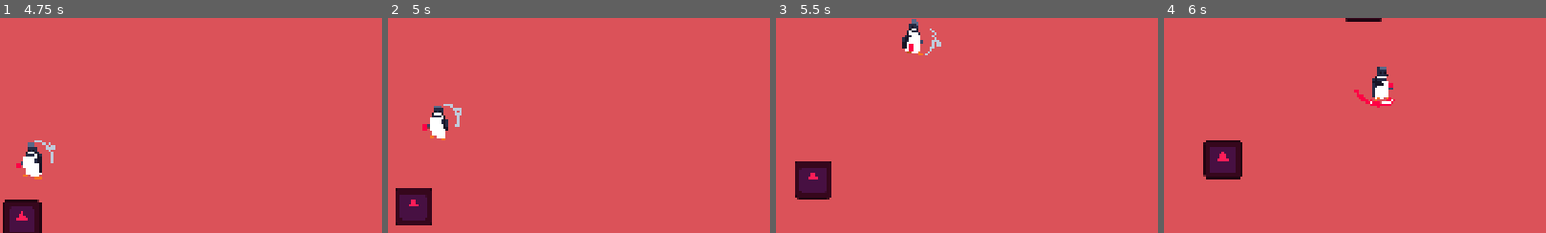
Above: before the commit, frames 1-4 (left to right).
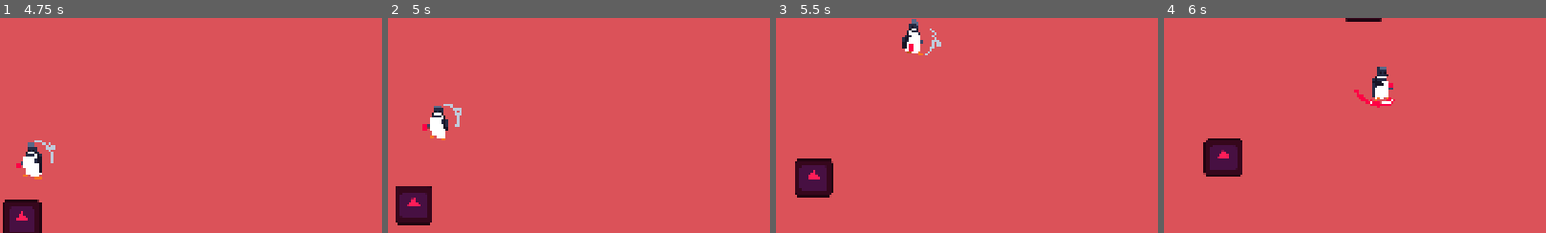
Above: after the commit, the same moments.

Repository: NicholasNg380/PING
Game: Godot game, scene res://scenes/mainScenes/start_screen.tscn
The game is run twice, just before and just after one commit, with the same random seed, the same clock (stepped at 60 frames per second) and the same inputs. The engine's default icon, where the game draws it, is replaced by a stand-in: a white triangle on a blue panel in a dark square.
Inputs (mouse positions are % of the whole screen's width and height, from its top left):
- Up to frame 1 (4.75 s): tap Enter at 0.5 s; move the mouse to (45, 70) at 0.52 s; hold W (up) 0.53-1.25 s; tap Space (hit) at 0.6, 3.6 s; click (52, 66) at 1.25 s; move the mouse to (80, 65) at 2.02 s; hold W (up) 2.03-2.78 s; tap Shift (shift) at 2.1, 4.35 s; move the mouse to (20, 35) at 2.77 s; hold A (left) 2.78-4.28 s; tap Q (spawnEnemy) at 2.85 s; move the mouse to (55, 50) at 3.52 s; move the mouse to (35, 25) at 4.27 s; hold S (down) from 4.28 s (still down)
- Up to frame 2 (5 s): keep holding S (down)
- Up to frame 3 (5.5 s): move the mouse to (72, 45) at 5.02 s; release S (down) at 5.03 s; hold D (right) from 5.03 s (still down); tap Q (spawnEnemy) at 5.1 s
- Up to frame 4 (6 s): move the mouse to (30, 55) at 5.77 s; release D (right) at 5.78 s; hold W (up) from 5.78 s (still down); tap Space (hit) at 5.85 s
The pictures show only the part of the screen within x 7-57%, y 22-72%; the shares and areas given below are measured in that part.

Frame 1 is identical in both runs. In frame 2, 0.3% of the frame differs, in the area x 2-12%, y 78-97%; in frame 3, 0.5%; in frame 4, 0.5%, in the area x 10-21%, y 56-76%.

Commit message:
I_frames
Damage and iframes are completed now

Diff:
--- a/project.godot
+++ b/project.godot
@@ -79,6 +79,7 @@
 2d_physics/layer_3="Ball"
 2d_physics/layer_4="Enemy"
 2d_physics/layer_5="Paddle"
+2d_physics/layer_6="Ghost"
 
 [physics]
 
--- a/scripts/playerScripts/player.gd
+++ b/scripts/playerScripts/player.gd
@@ -30,16 +30,21 @@
 func _physics_process(delta):
 	if knockback_timer > 0.0:
 		invulnerable = true
+		set_collision_layer_value(2, false)
+		set_collision_layer_value(6, true)
 		set_collision_mask_value(4, false)
 		velocity = knockback
 		knockback_timer -= delta
 		if knockback_timer <= 0.0:
 			knockback = Vector2.ZERO
+			i_frame_timer = I_FRAME_TIME
 	elif i_frame_timer > 0.0:
 		i_frame_timer -= delta
 		if i_frame_timer <= 0.0:
 			i_frame_timer = 0.0
 			invulnerable = false
+			set_collision_layer_value(2, true)
+			set_collision_layer_value(6, false)
 			set_collision_mask_value(4, true)
 	else:
 		_movement(delta)
@@ -107,4 +112,3 @@
 func apply_knockback(direction: Vector2, force: float, knockback_duration: float) -> void:
 	knockback = direction * force
 	knockback_timer = knockback_duration
-	i_frame_timer = I_FRAME_TIME
